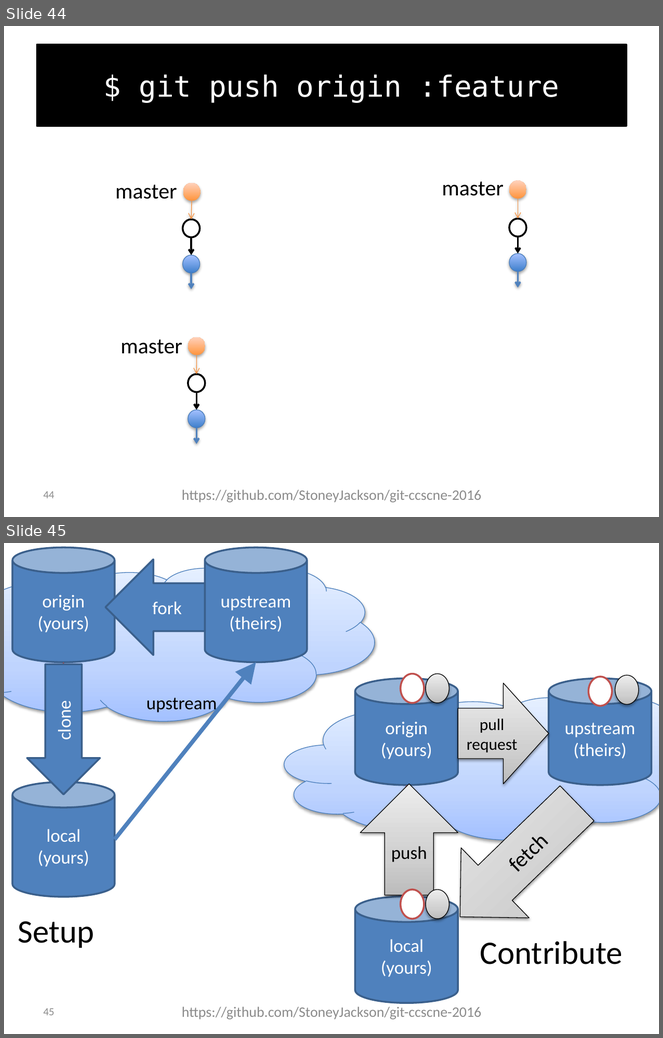
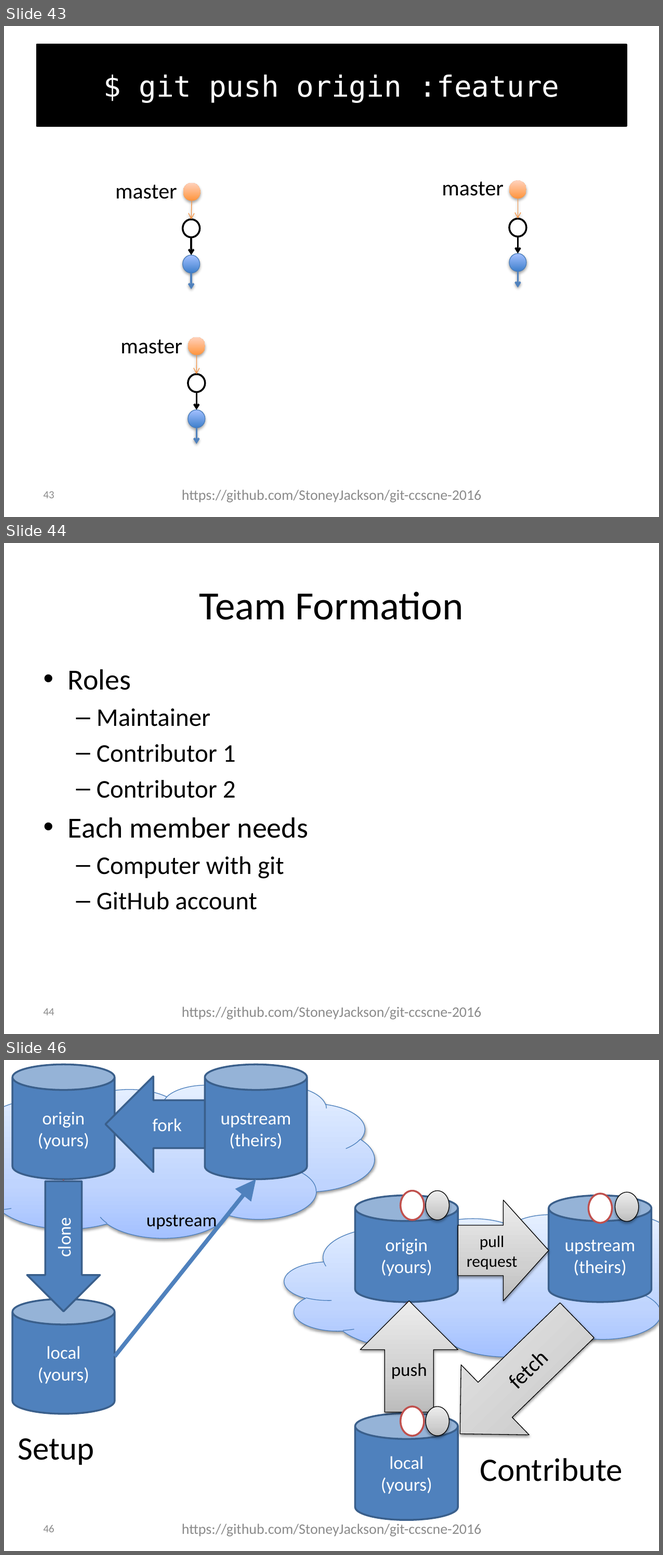
Before and after one commit to foss2serve/github-workflow-activity, a slide deck: workflow-presentation.pptx. Shown one above the other, each under a label of ours: slides 44 and 45 before the commit, slides 43, 44 and 46 after it; the slides between them are not shown. The pictures are 663x1038 and 663x1555 pixels, drawn with LibreOffice and Linux fonts; fonts in the diff are those of the drawing; background and template pictures are left out. Boxes give left, top, right and bottom in pixels: in the first picture for what was removed or moved away, otherwise in the second. Text is boxed around its words. In the diff, an @@ line names an element or a change of style, - is before the commit and + after.

Commit message:
Adjusted presentation
- Move credits to the end
- Add Muhlenberg logo to credits
- Add slide for forming team
- Add slide for handout explenation
- Change title to GitHub Workflow Activity

```diff
--- a/workflow-presentation.pptx
+++ b/workflow-presentation.pptx
@@ slide 44 added at (4, 543, 659, 1034), background #FFFFFF @@
@@ title added at (200, 591, 463, 620), 44 pt, text #000000 @@
+Team Formation
@@ text added at (68, 669, 308, 910), 28 pt, text #000000 @@
+• Roles
+  – Maintainer
+  – Contributor 1
+  – Contributor 2
+• Each member needs
+  – Computer with git
+  – GitHub account
@@ page number added at (44, 1008, 54, 1016), 12 pt, text #8C8C8C @@
+44
@@ text added at (182, 1007, 481, 1020), 16 pt, text #8C8C8C @@
+https://github.com/StoneyJackson/git-ccscne-2016
@@ what was slide 44 is now slide 43 @@
@@ page number at (44, 491, 54, 499): text changed @@
-44
+43
@@ what was slide 45 is now slide 46 @@
@@ page number at (44, 1525, 54, 1533): text changed @@
-45
+46
```
Also in this commit, not shown: 2 slides changed, 1 other slide added.
